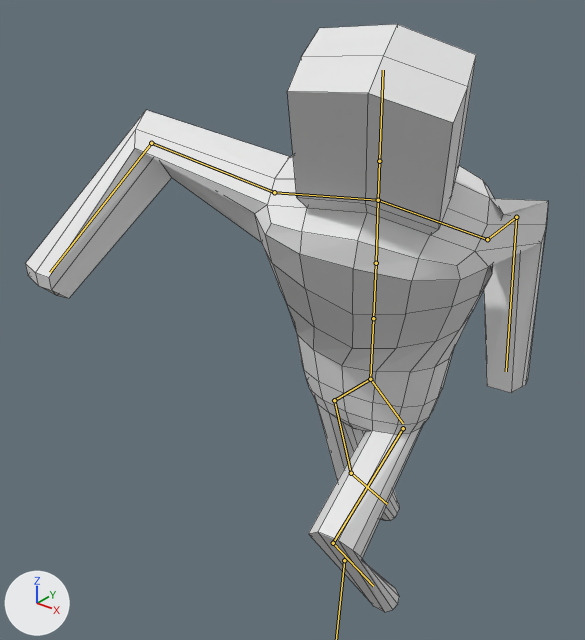
The Blender file Assets/Models/Player/Blender/new_model.blend, before and after one commit.
Camera for both pictures: a 50 mm lens placed at (4.05, -6.37, 7.52), pointed at (-0.73, -0.39, 3.81). The lights are fixed; the arrows at lower left show +X, +Y and +Z. Both versions are drawn at frame 17 of the action 'RunningPunch'; the numbers are the values there. The bones that bend it are drawn over the model as lines. Mesh edges are drawn as thin lines.
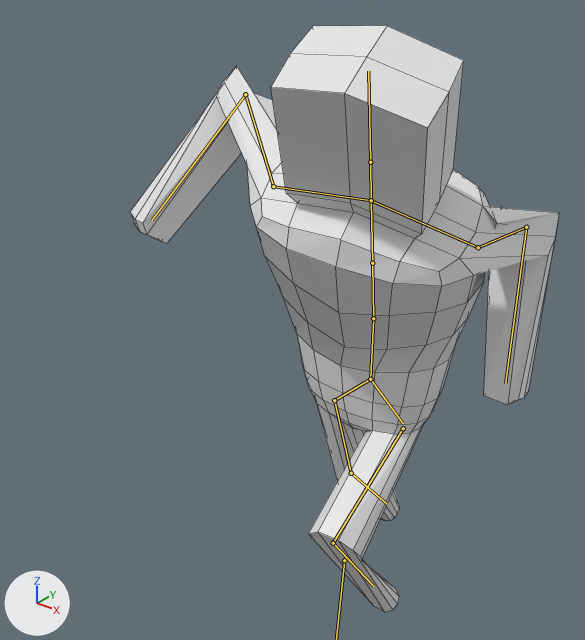
Commit message: - Completed a basic version of the running punch animation! Looks good so far

The edits, one by one:
Bone 'Spine' (bone_spine) turns from (28, 21, -7) to (28, 14, -9) degrees about its own x, y and z.
Bone 'UpperArm_R' (bone_upperarm_r) turns from (-19, -13, 20) to (-53, -14, 39) degrees about its own x, y and z.
Bone 'LowerArm_R' (bone_lowerarm_r) turns from (89, 3, 0) to (114, 3, 0) degrees about its own x, y and z.

Boxes [x1, y1, x2, y2] around the edits, measured in the pictures (585 x 640 px):
'Cube', posed (18% narrower): before [25, 24, 548, 612]; after [131, 26, 559, 612]
bone 'Spine', root to tip: before (373, 318) to (376, 263); after (373, 318) to (372, 263)
bone 'UpperArm_R', root to tip: before (274, 192) to (151, 143); after (273, 186) to (245, 94)
bone 'LowerArm_R', root to tip: before (151, 143) to (50, 272); after (245, 94) to (152, 220)
